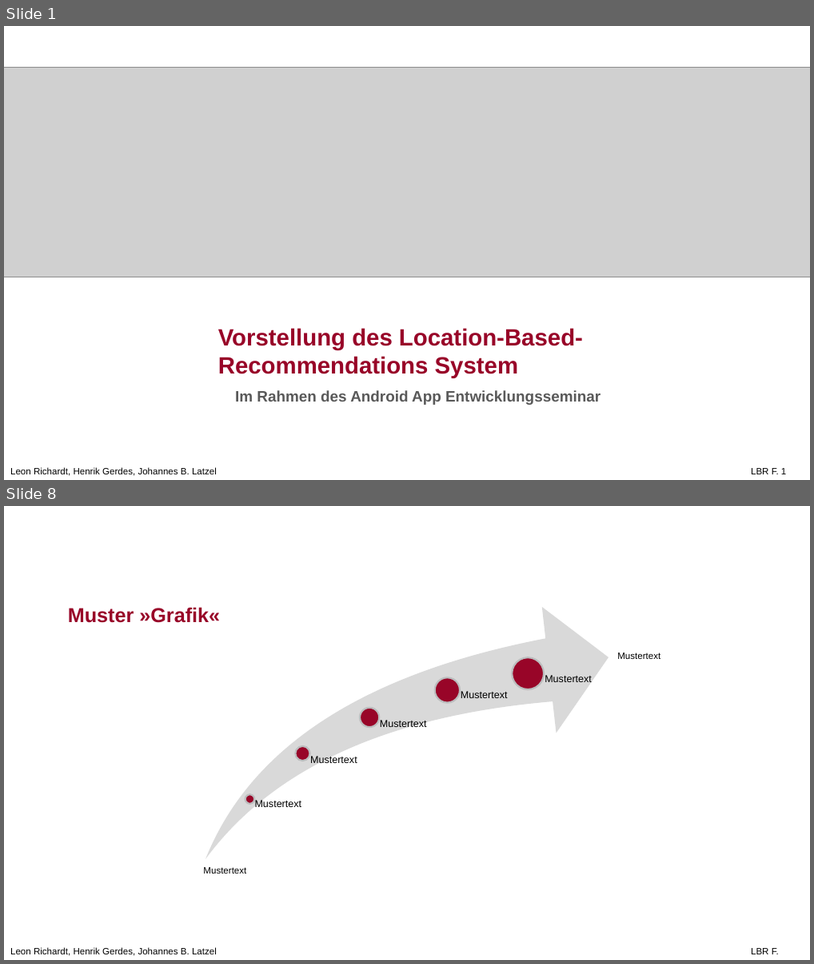
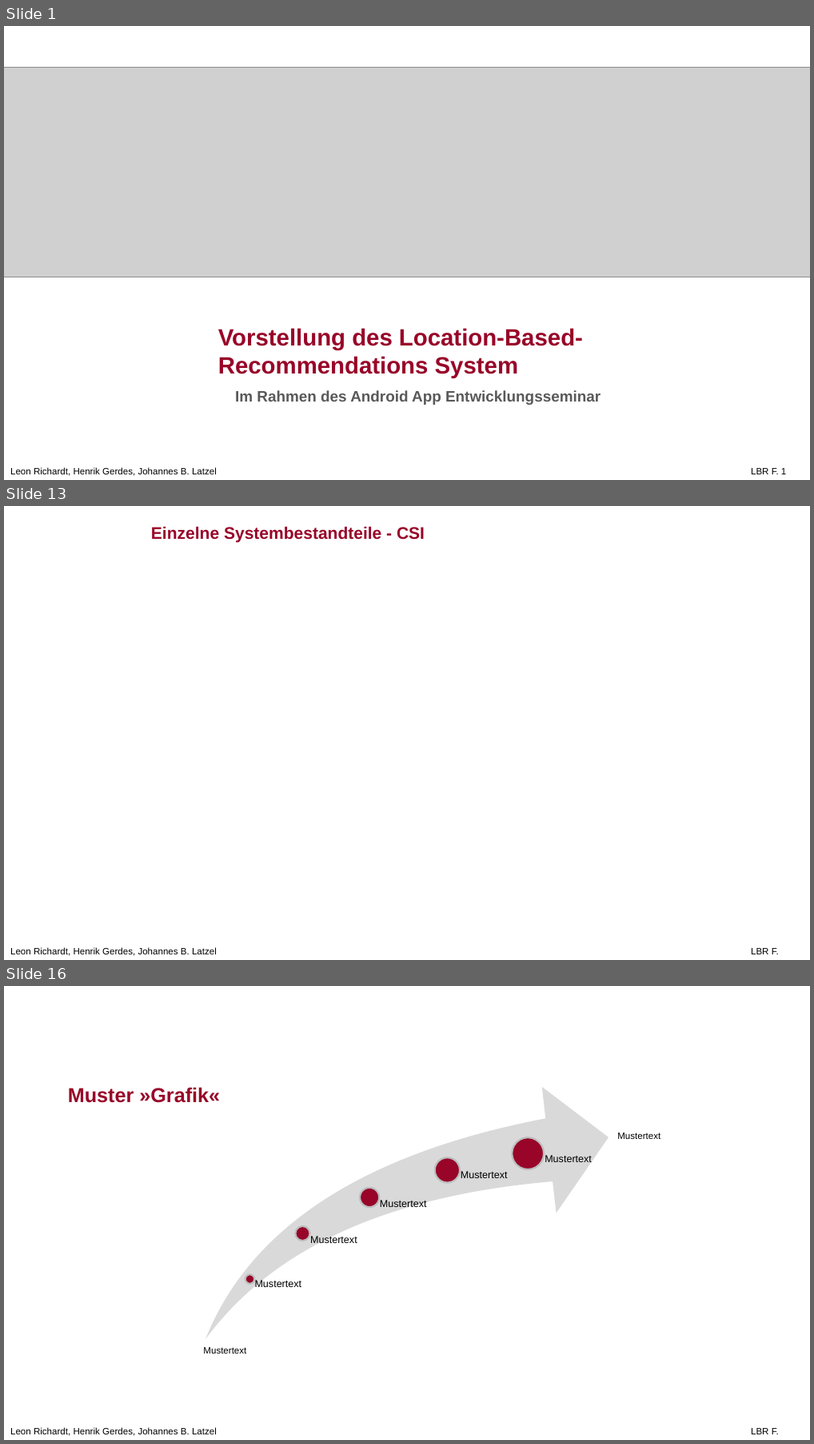
Before and after one commit to leon-richardt/location-based-recommendations, a slide deck: Presentations/LBR PP.pptx. Shown one above the other, each under a label of ours: slides 1 and 8 before the commit, slides 1, 13 and 16 after it; the slides between them are not shown. The pictures are 814x964 and 814x1444 pixels, drawn with LibreOffice and Linux fonts; fonts in the diff are those of the drawing; grey boxes stand for pictures; background and template pictures are left out. Boxes give left, top, right and bottom in pixels: in the first picture for what was removed or moved away, otherwise in the second. Text is boxed around its words. In the diff, an @@ line names an element or a change of style, - is before the commit and + after.

```diff
--- a/Presentations/LBR PP.pptx
+++ b/Presentations/LBR PP.pptx
@@ slide 13 added at bbox=[4, 506, 810, 960], background #FFFFFF; not listed: 2 template elements that a slide beside it also shows @@
@@ text added at bbox=[151, 526, 425, 543], 20 pt, text #980528, bold @@
+Einzelne Systembestandteile - CSI
@@ what was slide 8 is now slide 16 @@
```
Also in this commit, not shown: 5 slides changed, 8 other slides added, 1 slide removed.
